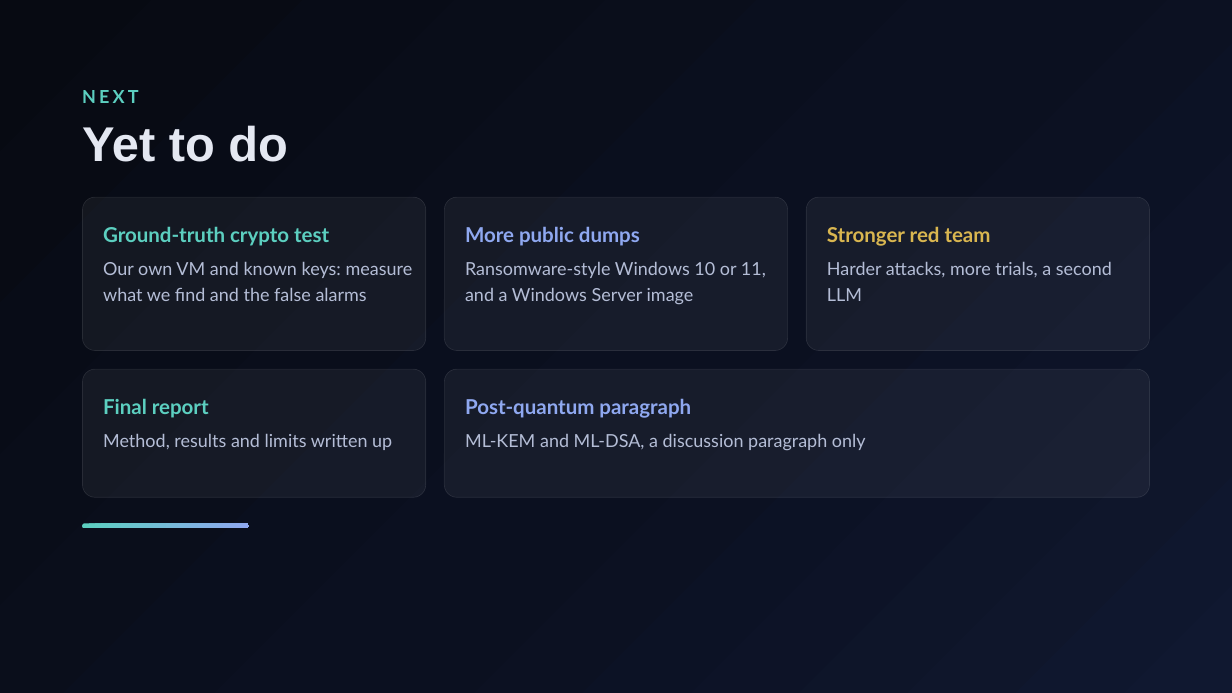
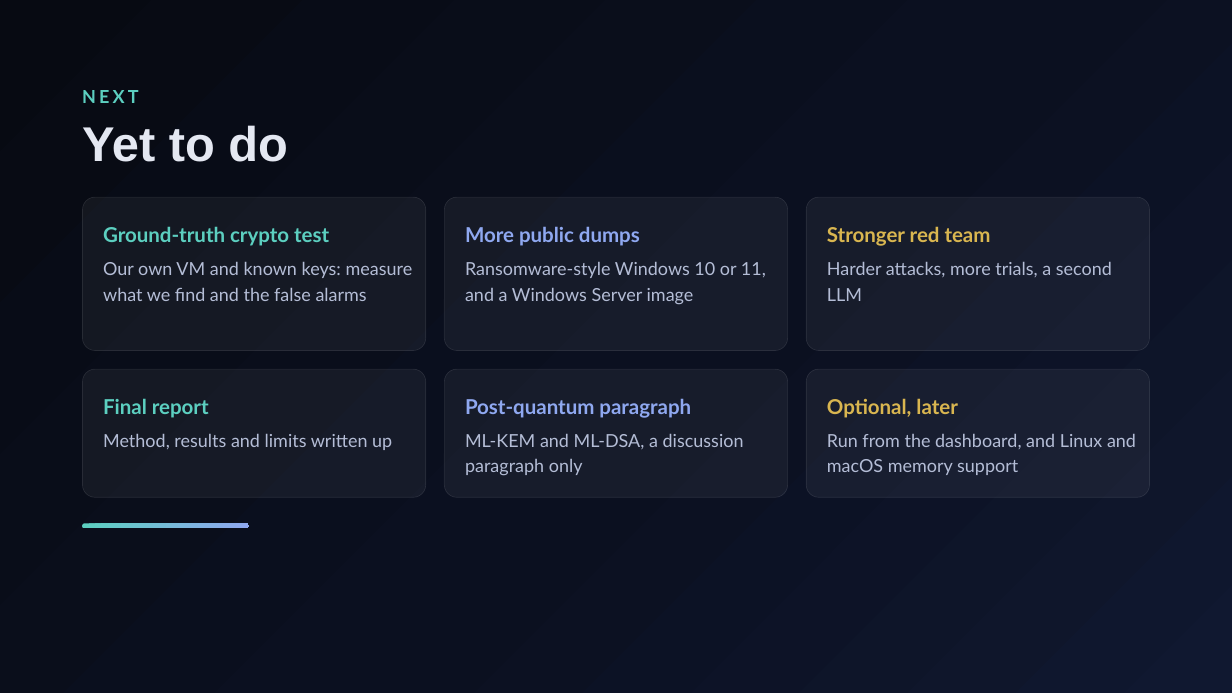
Before and after one commit to HalcyonVector/Triageguard, a slide deck: slide 10 of TriageGuard Progress Evaluation.pptx. Drawn at 1232x693 pixels with LibreOffice and Linux fonts; fonts in the diff are those of the drawing. Boxes give left, top, right and bottom in pixels: in the first picture for what was removed or moved away, otherwise in the second. Text is boxed around its words. In the diff, an @@ line names an element or a change of style, - is before the commit and + after.

```diff
--- a/TriageGuard Progress Evaluation.pptx
+++ b/TriageGuard Progress Evaluation.pptx
@@ rounded rectangle: place and size @@
-rounded rectangle at box(445, 370, 1150, 498)
+rounded rectangle at box(445, 370, 788, 498)
@@ rounded rectangle added at box(807, 370, 1151, 498), fill #FFFFFF at 5% opacity, outline #FFFFFF 0.5 pt @@
@@ text added at box(827, 398, 957, 418), 16 pt, text #D9B650, bold @@
+Optional, later
@@ text "ML-KEM and ML-DSA, a discussion ..." rewrapped from box(465, 434, 866, 450) to box(465, 434, 744, 476) @@
@@ text added at box(827, 434, 1136, 475), 14 pt, text #B4BDD6 @@
+Run from the dashboard, and Linux and macOS memory support
```
Also in this commit, not shown: 2 other slides changed, 1 other file.
